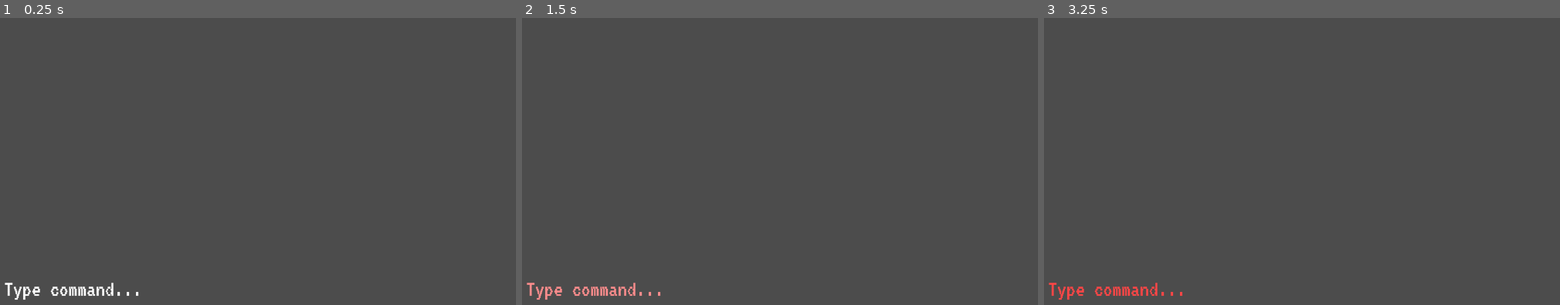
Above: before the commit, frames 1-3 (left to right).
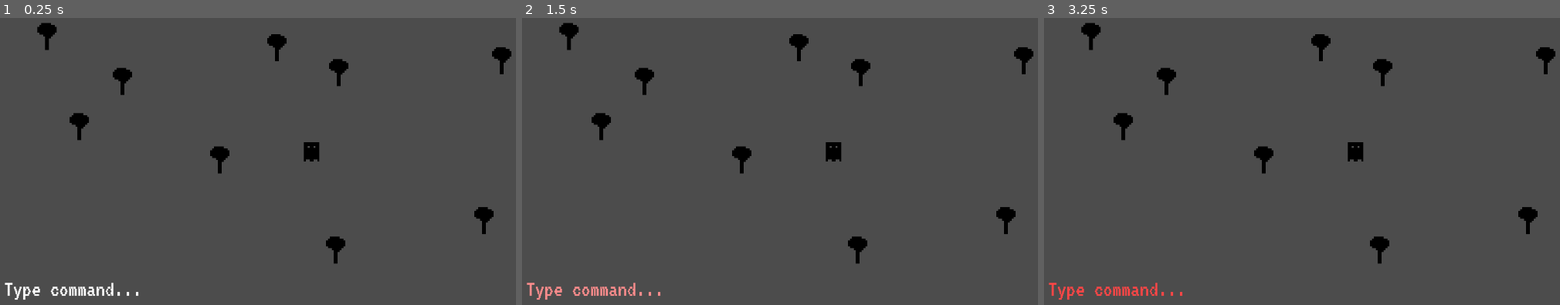
Above: after the commit, the same moments.

Repository: Anudin/LD41
Game: Godot game, scene res://Main.tscn
Two runs of this game, one before a commit and one after it. Both use one fixed random seed, a clock stepped at 60 frames per second and the inputs below.
Inputs:
- Up to frame 1 (0.25 s): no input
- Up to frame 2 (1.5 s): tap Enter at 0.5, 0.6, 1.35 s; tap Space at 0.77 s
- Up to frame 3 (3.25 s): tap Space at 1.52, 3.02 s; tap Enter at 2.1, 2.85 s

The runs differ from the first frame. In frame 1, 1.8% of the frame differs, in the area x 7-100%, y 1-86%; in frame 2, 1.8%; in frame 3, 1.8%.

Commit message:
Add basic player control with text

Diff:
--- a/Main.gd
+++ b/Main.gd
@@ -15,4 +15,4 @@
 #	pass
 
 func _on_text_command(command):
-	print("Main received: ", command)
+	pass
--- a/Main.tscn
+++ b/Main.tscn
@@ -1,7 +1,9 @@
-[gd_scene load_steps=3 format=2]
+[gd_scene load_steps=5 format=2]
 
 [ext_resource path="res://Main.gd" type="Script" id=1]
 [ext_resource path="res://TextInput/TextInput.tscn" type="PackedScene" id=2]
+[ext_resource path="res://environment/Tree.tscn" type="PackedScene" id=3]
+[ext_resource path="res://Player/Player.tscn" type="PackedScene" id=4]
 
 [node name="Main" type="Node2D" index="0"]
 
@@ -13,3 +15,49 @@
 margin_top = 627.0
 margin_right = 50.0
 margin_bottom = 627.0
+
+[node name="Forest" type="Node2D" parent="." index="1"]
+
+editor/display_folded = true
+
+[node name="Tree" parent="Forest" index="0" instance=ExtResource( 3 )]
+
+position = Vector2( 139.372, 156.48 )
+
+[node name="Tree2" parent="Forest" index="1" instance=ExtResource( 3 )]
+
+position = Vector2( 294.824, 249.011 )
+
+[node name="Tree3" parent="Forest" index="2" instance=ExtResource( 3 )]
+
+position = Vector2( 614.981, 178.688 )
+
+[node name="Tree4" parent="Forest" index="3" instance=ExtResource( 3 )]
+
+position = Vector2( 496.541, 411.866 )
+
+[node name="Tree5" parent="Forest" index="4" instance=ExtResource( 3 )]
+
+position = Vector2( 1081.34, 206.447 )
+
+[node name="Tree6" parent="Forest" index="5" instance=ExtResource( 3 )]
+
+position = Vector2( 742.673, 230.505 )
+
+[node name="Tree7" parent="Forest" index="6" instance=ExtResource( 3 )]
+
+position = Vector2( 1044.32, 537.708 )
+
+[node name="Tree8" parent="Forest" index="7" instance=ExtResource( 3 )]
+
+position = Vector2( 737.121, 598.778 )
+
+[node name="Tree9" parent="Forest" index="8" instance=ExtResource( 3 )]
+
+position = Vector2( 205.994, 343.393 )
+
+[node name="Player" parent="." index="2" instance=ExtResource( 4 )]
+
+position = Vector2( 686.508, 366.624 )
+
+[connection signal="text_command" from="TextInput" to="Player" method="_on_text_command"]
--- /dev/null
+++ b/Player/Player.gd
@@ -0,0 +1,24 @@
+extends Sprite
+
+var direction = Vector2(0,0)
+var speed = 60
+
+func _ready():
+	# Called every time the node is added to the scene.
+	# Initialization here
+	pass
+
+func _process(delta):
+	position += direction * speed * delta
+
+func _on_text_command(command):
+	if command == "up":
+		direction = Vector2(0,-1)
+	elif command == "down":
+		direction = Vector2(0,1)
+	elif command == "left":
+		direction = Vector2(-1,0)
+	elif command == "right":
+		direction = Vector2(1,0)
+	elif command == "stop":
+		direction = Vector2(0,0)
--- /dev/null
+++ b/Player/Player.tscn
@@ -0,0 +1,11 @@
+[gd_scene load_steps=3 format=2]
+
+[ext_resource path="res://Player/player.png" type="Texture" id=1]
+[ext_resource path="res://Player/Player.gd" type="Script" id=2]
+
+[node name="Player" type="Sprite"]
+
+scale = Vector2( 4, 4 )
+texture = ExtResource( 1 )
+script = ExtResource( 2 )
+_sections_unfolded = [ "Transform" ]
--- a/TextInput/TextInput.gd
+++ b/TextInput/TextInput.gd
@@ -2,14 +2,12 @@
 
 signal text_command
 
-const COMMANDS = ["up", "down", "left", "right"]
+const COMMANDS = ["up", "down", "left", "right", "stop"]
 
 const DEFAULT_TEXT = "Type command..."
 
 func _ready():
 	$TextDisplay.text = DEFAULT_TEXT
-
-	connect("text_command", get_parent(), "_on_text_command")
 
 #func _process(delta):
 #	# Called every frame. Delta is time since last frame.
--- /dev/null
+++ b/environment/Tree.tscn
@@ -0,0 +1,10 @@
+[gd_scene load_steps=2 format=2]
+
+[ext_resource path="res://environment/tree.png" type="Texture" id=1]
+
+[node name="Tree" type="Sprite" index="0"]
+
+scale = Vector2( 4, 4 )
+texture = ExtResource( 1 )
+offset = Vector2( 0, -7 )
+_sections_unfolded = [ "Offset", "Transform" ]
Binary file added: Player/player.png
Not shown, added: Player/player.png.import
Binary file added: environment/tree.png
Not shown, added: environment/tree.png.import
